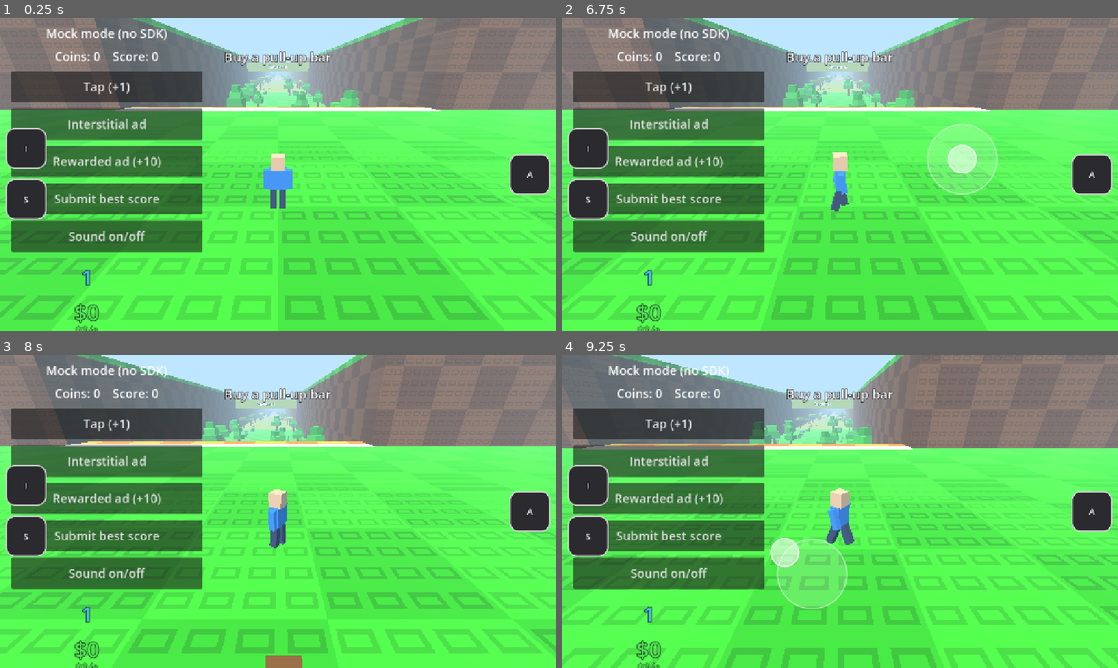
Above: before the commit, frames 1-4 (two rows, left to right).
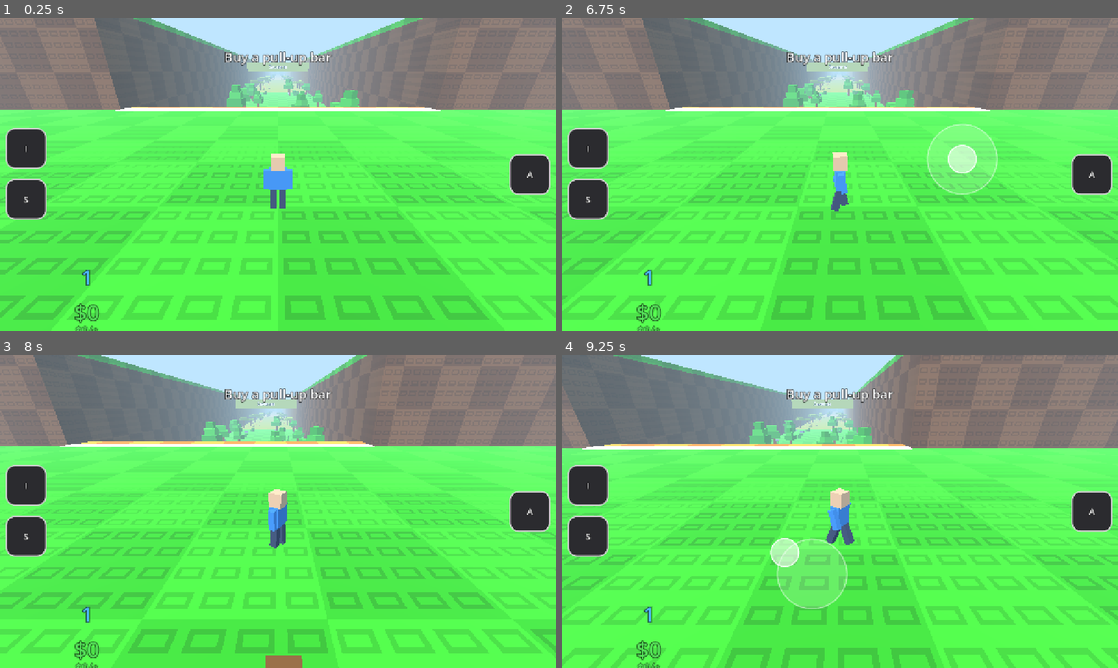
Above: after the commit, the same moments.

Repository: morrowelias9-create/feed-the-animals
Game: Godot game, scene res://scenes/main.tscn
Same seed, same stepped clock (60 frames per second), same inputs: the game is played once before the commit and once after it.
Inputs (mouse positions are in pixels of both pictures, inside the frame that each line leads up to):
- Up to frame 1 (0.25 s): no input
- Up to frame 2 (6.75 s): click (667, 86) at 0.5 s, where only the run before the commit has a clickable "Tap (+1)"; click (667, 161) at 1.25 s, where only the run before the commit has a clickable "Rewarded ad (+10)"; click (667, 237) at 2 s, where only the run before the commit has a clickable "Sound on/off"; click "I" at 2.75 s; click (667, 124) at 3.5 s, where only the run before the commit has a clickable "Interstitial ad"; click "S" at 4.25 s; click "A" at 5 s; click (667, 199) at 5.75 s, where only the run before the commit has a clickable "Submit best score"; tap Enter at 6.5 s; move the mouse to (962, 158) at 6.52 s; hold D (move_right) from 6.53 s (still down); tap Space (action_main) at 6.6 s; click (962, 158) at 6.67 s
- Up to frame 3 (8 s): release D (move_right) at 7.25 s; drag from (166, 527) to (250, 574) at 7.27 s
- Up to frame 4 (9.25 s): move the mouse to (895, 442) at 8.02 s; hold D (move_right) 8.03-8.75 s; tap Space (action_main) at 8.1 s; click (895, 442) at 8.17 s; drag from (812, 574) to (673, 464) at 8.77 s

The runs differ from the first frame. In frame 1, 17% of the frame differs, in the area x 2-37%, y 3-75%; in frame 2, 17%; in frame 3, 17%; in frame 4, 17%.

Commit message:
T13: сохранение и чистый старт

Diff:
--- a/autoload/save.gd
+++ b/autoload/save.gd
@@ -78,18 +78,65 @@
 func _read_local() -> Dictionary:
 	if not FileAccess.file_exists(PATH):
 		return {}
-	var parsed = JSON.parse_string(FileAccess.get_file_as_string(PATH))
+	var text: String = FileAccess.get_file_as_string(PATH)
+	if text.strip_edges().is_empty():
+		return {}
+	# JSON.new().parse() в отличие от JSON.parse_string() не пишет ошибку в «Вывод» на битом файле.
+	var json := JSON.new()
+	if json.parse(text) != OK:
+		return {}
+	var parsed: Variant = json.data
 	return parsed if parsed is Dictionary else {}
 
 
 func _merge(local: Dictionary, cloud: Dictionary) -> Dictionary:
-	var newer := local
-	if cloud.get("_ts", 0) > local.get("_ts", 0):
-		newer = cloud
+	var newer: Dictionary = cloud if _stamp(cloud) > _stamp(local) else local
 	var result: Dictionary = DEFAULTS.duplicate(true)
 	result.merge(newer, true)
-	# JSON отдаёт все числа как float - возвращаем int там, где в дефолтах int
+	# JSON отдаёт все числа как float: приводим типы по DEFAULTS. Неподходящее значение
+	# (битое или чужого типа) заменяем дефолтом, чтобы игра стартовала с нуля, а не падала.
 	for key in DEFAULTS:
-		if typeof(DEFAULTS[key]) == TYPE_INT:
-			result[key] = int(result[key])
+		if typeof(result[key]) != typeof(DEFAULTS[key]):
+			result[key] = _coerce(DEFAULTS[key], result[key])
 	return result
+
+
+# Время сохранения из поля _ts; у повреждённого значения считаем 0.
+func _stamp(source: Dictionary) -> int:
+	var raw: Variant = source.get("_ts", 0)
+	if typeof(raw) == TYPE_INT or typeof(raw) == TYPE_FLOAT:
+		return int(raw)
+	if typeof(raw) == TYPE_STRING and (raw as String).is_valid_int():
+		return (raw as String).to_int()
+	return 0
+
+
+# Приводит значение из JSON к типу дефолта; неподходящее значение заменяет дефолтом.
+func _coerce(default_value: Variant, value: Variant) -> Variant:
+	match typeof(default_value):
+		TYPE_INT:
+			if typeof(value) == TYPE_INT:
+				return value
+			if typeof(value) == TYPE_FLOAT:
+				var f: float = float(value)
+				return default_value if is_nan(f) or is_inf(f) else int(f)
+			if typeof(value) == TYPE_STRING and (value as String).is_valid_int():
+				return (value as String).to_int()
+		TYPE_FLOAT:
+			if typeof(value) == TYPE_INT:
+				return float(value)
+			if typeof(value) == TYPE_FLOAT:
+				var g: float = float(value)
+				return default_value if is_nan(g) or is_inf(g) else g
+			if typeof(value) == TYPE_STRING and (value as String).is_valid_float():
+				return (value as String).to_float()
+		TYPE_BOOL:
+			if typeof(value) == TYPE_BOOL:
+				return value
+		TYPE_ARRAY:
+			if typeof(value) == TYPE_ARRAY:
+				return value
+		TYPE_DICTIONARY:
+			if typeof(value) == TYPE_DICTIONARY:
+				return value
+	return default_value
--- a/scenes/main.gd
+++ b/scenes/main.gd
@@ -1,11 +1,7 @@
 extends Control
-## Демо-сцена: показывает, как пользоваться каркасом. Удали и сделай свою игру.
+## Точка входа (шаг T13): сначала SDK и сохранение, затем мир, интерфейс и броски.
 
-var _score := 0
-var _info: Label
-var _stats: Label
-var _buttons := {}
-var _world_builder: WorldBuilder  # временно, в T13 станет частью чистого main
+var _world_builder: WorldBuilder
 var _world: Node3D
 var _player: Player
 var _camera_rig: CameraRig
@@ -22,24 +18,21 @@
 
 
 func _ready() -> void:
-	Loc.language_changed.connect(_refresh_texts)
-	_build_world()
-	_build_ui()
-	_build_hud()
-	_refresh_texts()
+	# Порядок старта (CLAUDE.md): SDK, сохранение, Game.start(), и только потом мир и интерфейс.
+	# Если собрать HUD и загон до загрузки, они читают пустые данные и ждут первого сигнала.
 	await Ya.initialize()
 	await Save.load_all()
 	Game.start()
-	_world_builder.refresh_pen_geometry()
+	_build_world()
+	# Расширение участка (T16): забор перестраивается после покупки мест.
 	if not Game.slots_changed.is_connected(_world_builder.refresh_pen_geometry):
 		Game.slots_changed.connect(_world_builder.refresh_pen_geometry)
+	_build_hud()
+	_setup_throw()
 	Ya.loading_ready()
 	Ya.gameplay_start()
-	_refresh_texts()
-	_setup_throw()
 
 
-# ВРЕМЕННО (T06): мир, игрок и камера. Демо-кнопки уберутся в T13.
 func _build_world() -> void:
 	var world: Node3D = Node3D.new()
 	world.name = "World"
@@ -77,7 +70,7 @@
 	_player.input_router = _router
 
 
-# ВРЕМЕННО (T09): HUD из scenes/ui/hud.tscn для шкалы броска. Демо-панель уберут в T13.
+# HUD из scenes/ui/hud.tscn: шкала броска, деньги, сила и кнопки окон.
 func _build_hud() -> void:
 	var hud_scene: PackedScene = load("res://scenes/ui/hud.tscn")
 	_hud = hud_scene.instantiate()
@@ -168,67 +161,3 @@
 func _on_window_closed() -> void:
 	_router.enabled = true
 	_player.enabled = true
-
-
-func _build_ui() -> void:
-	var center := CenterContainer.new()
-	center.set_anchors_preset(Control.PRESET_TOP_LEFT)
-	center.position = Vector2(16.0, 16.0)
-	center.size = Vector2(460.0, 460.0)
-	center.mouse_filter = Control.MOUSE_FILTER_IGNORE
-	add_child(center)
-	var box := VBoxContainer.new()
-	box.add_theme_constant_override("separation", 14)
-	center.add_child(box)
-	_info = _make_label(box)
-	_stats = _make_label(box)
-	_add_button(box, "tap", _on_tap)
-	_add_button(box, "interstitial", func(): Ya.show_interstitial())
-	_add_button(box, "rewarded", _on_rewarded)
-	_add_button(box, "submit", func(): Ya.submit_score("main", int(Save.data["best_throw"])))
-	_add_button(box, "sound", _on_sound)
-
-
-func _make_label(parent: Node) -> Label:
-	var l := Label.new()
-	l.horizontal_alignment = HORIZONTAL_ALIGNMENT_CENTER
-	l.add_theme_font_size_override("font_size", 28)
-	parent.add_child(l)
-	return l
-
-
-func _add_button(parent: Node, key: String, cb: Callable) -> void:
-	var b := Button.new()
-	b.custom_minimum_size = Vector2(440, 72)
-	b.add_theme_font_size_override("font_size", 28)
-	b.pressed.connect(cb)
-	parent.add_child(b)
-	_buttons[key] = b
-
-
-func _refresh_texts() -> void:
-	for key in _buttons:
-		_buttons[key].text = Loc.t(key)
-	_info.text = Loc.t("sdk_ok") if Ya.sdk_ok else Loc.t("sdk_mock")
-	_stats.text = "%s: %d    %s: %d" % [Loc.t("coins"), int(Game.money()), Loc.t("score"), _score]
-
-
-func _on_tap() -> void:
-	_score += 1
-	Game.add_money(1)
-	Save.data["best_throw"] = maxi(int(Save.data["best_throw"]), _score)
-	Save.save_data()
-	_refresh_texts()
-
-
-func _on_rewarded() -> void:
-	Ya.show_rewarded(func():
-		Game.add_money(10)
-		_refresh_texts()
-	)
-
-
-func _on_sound() -> void:
-	Save.data["sound_on"] = not Save.data["sound_on"]
-	Ya.user_muted = not Save.data["sound_on"]
-	Save.save_data()
Not shown, changed: docs/PROGRESS.md
